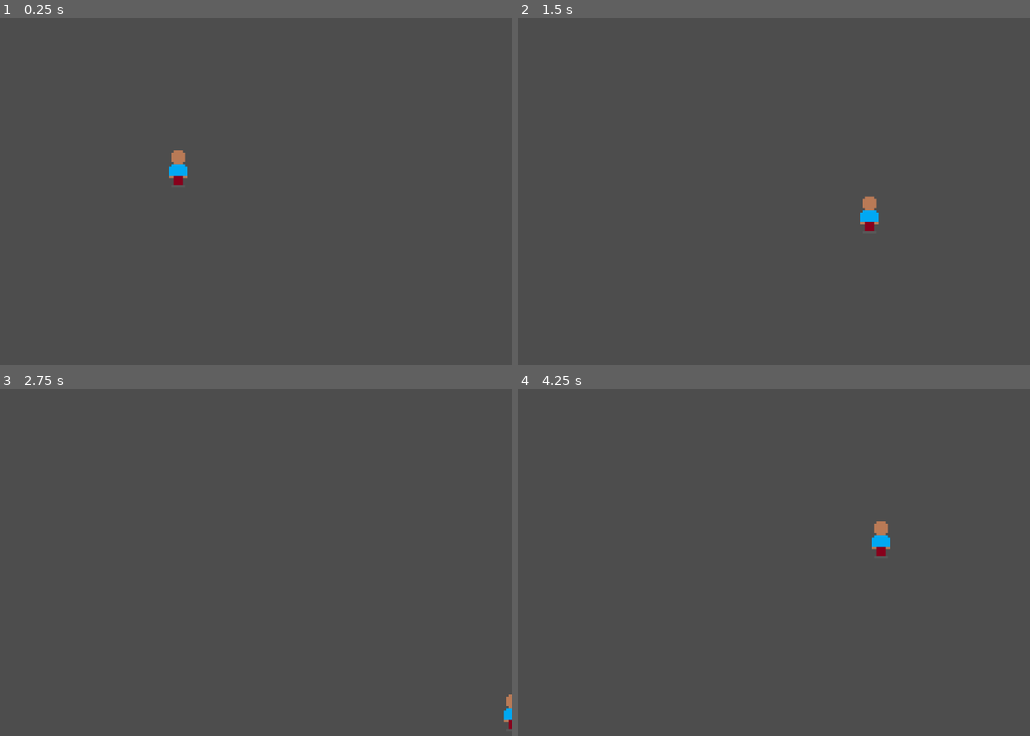
Above: before the commit, frames 1-4 (two rows, left to right).
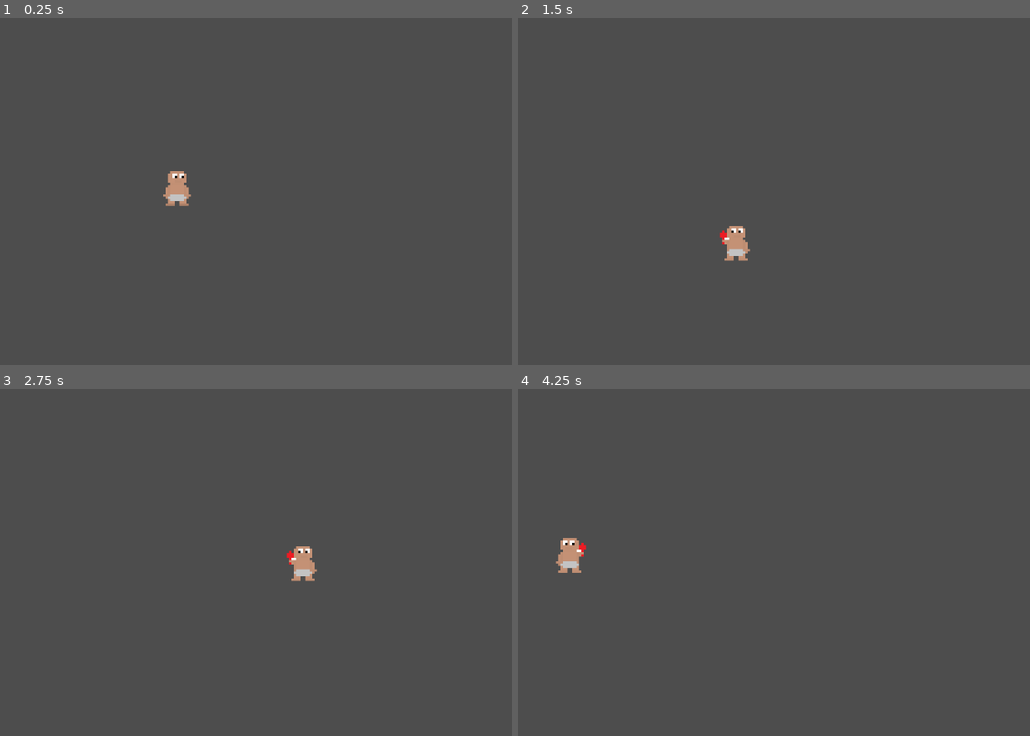
Above: after the commit, the same moments.

Repository: TedMartell/godot_arpg_survivor
Game: Godot game, scene res://scenes/game.tscn
Same seed, same stepped clock (60 frames per second), same inputs: the game is played once before the commit and once after it.
Inputs:
- Up to frame 1 (0.25 s): no input
- Up to frame 2 (1.5 s): hold D (move_right) 0.53-1.28 s; tap Space (dodge_roll) at 0.6 s; tap Q (meele_attack, bound only after the commit) at 0.8, 1.35 s; hold S (move_down) from 1.28 s (still down)
- Up to frame 3 (2.75 s): tap Space (dodge_roll) at 1.55, 2.1 s; release S (move_down) at 2.03 s; hold D (move_right) from 2.03 s (still down); tap Q (meele_attack, bound only after the commit) at 2.3 s
- Up to frame 4 (4.25 s): release D (move_right) at 2.78 s; hold W (move_up) 2.78-3.53 s; tap Q (meele_attack, bound only after the commit) at 2.85, 3.8 s; tap Space (dodge_roll) at 3.05, 3.6 s; hold A (move_left) from 3.53 s (still down)

The runs differ from the first frame. In frame 1, 0.6% of the frame differs, in the area x 31-38%, y 38-55%; in frame 2, 0.7%; in frame 3, 0.5%; in frame 4, 0.7%, in the area x 7-73%, y 38-53%.

Commit message:
continuing movement and animation

Diff:
--- a/arpg_survivor/project.godot
+++ b/arpg_survivor/project.godot
@@ -46,6 +46,11 @@
 "events": [Object(InputEventKey,"resource_local_to_scene":false,"resource_name":"","device":-1,"window_id":0,"alt_press …(191 unchanged characters)…
 ]
 }
+meele_attack={
+"deadzone": 0.2,
+"events": [Object(InputEventKey,"resource_local_to_scene":false,"resource_name":"","device":-1,"window_id":0,"alt_pressed":false,"shift_pressed":false,"ctrl_pressed":false,"meta_pressed":false,"pressed":false,"keycode":0,"physical_keycode":81,"key_label":0,"unicode":113,"location":0,"echo":false,"script":null)
+]
+}
 
 [rendering]
 
--- a/arpg_survivor/scenes/game.tscn
+++ b/arpg_survivor/scenes/game.tscn
@@ -15,5 +15,7 @@
 
 [node name="Player" parent="." instance=ExtResource("1_uwrxv")]
 
-[node name="Camera2D" type="Camera2D" parent="."]
+[node name="Camera2D" type="Camera2D" parent="Player"]
+position = Vector2(0, -8)
 zoom = Vector2(4, 4)
+position_smoothing_enabled = true
--- a/arpg_survivor/scenes/player.tscn
+++ b/arpg_survivor/scenes/player.tscn
@@ -1,28 +1,301 @@
-[gd_scene load_steps=7 format=3 uid="uid://b1smcpdu8l88h"]
-
-[ext_resource type="Texture2D" uid="uid://vewpmmobood6" path="res://assets/2D_idle_anim.png" id="1_3vyb7"]
+[gd_scene load_steps=41 format=3 uid="uid://b1smcpdu8l88h"]
+
 [ext_resource type="Script" uid="uid://c7l6olcee5q06" path="res://scripts/player.gd" id="1_g2els"]
+[ext_resource type="Texture2D" uid="uid://bttmt7wnnndfd" path="res://assets/baby_animations_no_background.png" id="2_g2els"]
+
+[sub_resource type="AtlasTexture" id="AtlasTexture_qhqgy"]
+atlas = ExtResource("2_g2els")
+region = Rect2(96, 0, 16, 16)
+
+[sub_resource type="AtlasTexture" id="AtlasTexture_dqkch"]
+atlas = ExtResource("2_g2els")
+region = Rect2(112, 0, 16, 16)
+
+[sub_resource type="AtlasTexture" id="AtlasTexture_qlg0r"]
+atlas = ExtResource("2_g2els")
+region = Rect2(48, 0, 16, 16)
+
+[sub_resource type="AtlasTexture" id="AtlasTexture_tuyoq"]
+atlas = ExtResource("2_g2els")
+region = Rect2(64, 0, 16, 16)
+
+[sub_resource type="AtlasTexture" id="AtlasTexture_fjrip"]
+atlas = ExtResource("2_g2els")
+region = Rect2(0, 32, 16, 16)
+
+[sub_resource type="AtlasTexture" id="AtlasTexture_smehm"]
+atlas = ExtResource("2_g2els")
+region = Rect2(16, 32, 16, 16)
+
+[sub_resource type="AtlasTexture" id="AtlasTexture_ur7pv"]
+atlas = ExtResource("2_g2els")
+region = Rect2(32, 32, 16, 16)
+
+[sub_resource type="AtlasTexture" id="AtlasTexture_y4r1p"]
+atlas = ExtResource("2_g2els")
+region = Rect2(48, 32, 16, 16)
+
+[sub_resource type="AtlasTexture" id="AtlasTexture_d2wvv"]
+atlas = ExtResource("2_g2els")
+region = Rect2(0, 0, 16, 16)
+
+[sub_resource type="AtlasTexture" id="AtlasTexture_3v2ag"]
+atlas = ExtResource("2_g2els")
+region = Rect2(16, 0, 16, 16)
+
+[sub_resource type="AtlasTexture" id="AtlasTexture_ujl30"]
+atlas = ExtResource("2_g2els")
+region = Rect2(0, 96, 16, 16)
+
+[sub_resource type="AtlasTexture" id="AtlasTexture_31cv2"]
+atlas = ExtResource("2_g2els")
+region = Rect2(16, 96, 16, 16)
+
+[sub_resource type="AtlasTexture" id="AtlasTexture_pf23h"]
+atlas = ExtResource("2_g2els")
+region = Rect2(32, 96, 16, 16)
+
+[sub_resource type="AtlasTexture" id="AtlasTexture_dt7fs"]
+atlas = ExtResource("2_g2els")
+region = Rect2(48, 96, 16, 16)
+
+[sub_resource type="AtlasTexture" id="AtlasTexture_wqfne"]
+atlas = ExtResource("2_g2els")
+region = Rect2(64, 96, 16, 16)
+
+[sub_resource type="AtlasTexture" id="AtlasTexture_wnwbv"]
+atlas = ExtResource("2_g2els")
+region = Rect2(80, 96, 16, 16)
+
+[sub_resource type="AtlasTexture" id="AtlasTexture_gl8cc"]
+atlas = ExtResource("2_g2els")
+region = Rect2(96, 96, 16, 16)
+
+[sub_resource type="AtlasTexture" id="AtlasTexture_487ah"]
+atlas = ExtResource("2_g2els")
+region = Rect2(112, 96, 16, 16)
+
+[sub_resource type="AtlasTexture" id="AtlasTexture_md1ol"]
+atlas = ExtResource("2_g2els")
+region = Rect2(128, 96, 16, 16)
+
+[sub_resource type="AtlasTexture" id="AtlasTexture_bj30b"]
+atlas = ExtResource("2_g2els")
+region = Rect2(144, 96, 16, 16)
+
+[sub_resource type="AtlasTexture" id="AtlasTexture_jc3p3"]
+atlas = ExtResource("2_g2els")
+region = Rect2(0, 112, 16, 16)
+
+[sub_resource type="AtlasTexture" id="AtlasTexture_hax0n"]
+atlas = ExtResource("2_g2els")
+region = Rect2(16, 112, 16, 16)
+
+[sub_resource type="AtlasTexture" id="AtlasTexture_a8ls1"]
+atlas = ExtResource("2_g2els")
+region = Rect2(0, 48, 16, 16)
+
+[sub_resource type="AtlasTexture" id="AtlasTexture_qfm1y"]
+atlas = ExtResource("2_g2els")
+region = Rect2(16, 48, 16, 16)
+
+[sub_resource type="AtlasTexture" id="AtlasTexture_fulsm"]
+atlas = ExtResource("2_g2els")
+region = Rect2(32, 48, 16, 16)
+
+[sub_resource type="AtlasTexture" id="AtlasTexture_4r5pv"]
+atlas = ExtResource("2_g2els")
+region = Rect2(48, 48, 16, 16)
+
+[sub_resource type="AtlasTexture" id="AtlasTexture_60mlk"]
+atlas = ExtResource("2_g2els")
+region = Rect2(0, 16, 16, 16)
+
+[sub_resource type="AtlasTexture" id="AtlasTexture_i4ail"]
+atlas = ExtResource("2_g2els")
+region = Rect2(16, 16, 16, 16)
+
+[sub_resource type="AtlasTexture" id="AtlasTexture_a38lo"]
+atlas = ExtResource("2_g2els")
+region = Rect2(32, 16, 16, 16)
+
+[sub_resource type="AtlasTexture" id="AtlasTexture_4ni07"]
+atlas = ExtResource("2_g2els")
+region = Rect2(48, 16, 16, 16)
+
+[sub_resource type="AtlasTexture" id="AtlasTexture_l71n6"]
+atlas = ExtResource("2_g2els")
+region = Rect2(64, 16, 16, 16)
+
+[sub_resource type="AtlasTexture" id="AtlasTexture_ke2ow"]
+atlas = ExtResource("2_g2els")
+region = Rect2(80, 16, 16, 16)
 
 [sub_resource type="AtlasTexture" id="AtlasTexture_g2els"]
-atlas = ExtResource("1_3vyb7")
-region = Rect2(0, 0, 15, 16)
-
-[sub_resource type="AtlasTexture" id="AtlasTexture_qhqgy"]
-atlas = ExtResource("1_3vyb7")
-region = Rect2(15, 0, 15, 16)
+atlas = ExtResource("2_g2els")
+region = Rect2(0, 64, 16, 16)
+
+[sub_resource type="AtlasTexture" id="AtlasTexture_jej6c"]
+atlas = ExtResource("2_g2els")
+region = Rect2(16, 64, 16, 16)
+
+[sub_resource type="AtlasTexture" id="AtlasTexture_f1ej7"]
+atlas = ExtResource("2_g2els")
+region = Rect2(32, 64, 16, 16)
+
+[sub_resource type="AtlasTexture" id="AtlasTexture_oprun"]
+atlas = ExtResource("2_g2els")
+region = Rect2(48, 64, 16, 16)
 
 [sub_resource type="SpriteFrames" id="SpriteFrames_dqkch"]
 animations = [{
 "frames": [{
 "duration": 1.0,
+"texture": SubResource("AtlasTexture_qhqgy")
+}, {
+"duration": 1.0,
+"texture": SubResource("AtlasTexture_dqkch")
+}],
+"loop": true,
+"name": &"Idle_back",
+"speed": 5.0
+}, {
+"frames": [{
+"duration": 1.0,
+"texture": SubResource("AtlasTexture_qlg0r")
+}, {
+"duration": 1.0,
+"texture": SubResource("AtlasTexture_tuyoq")
+}],
+"loop": true,
+"name": &"Idle_side",
+"speed": 5.0
+}, {
+"frames": [{
+"duration": 1.0,
+"texture": SubResource("AtlasTexture_fjrip")
+}, {
+"duration": 1.0,
+"texture": SubResource("AtlasTexture_smehm")
+}, {
+"duration": 1.0,
+"texture": SubResource("AtlasTexture_ur7pv")
+}, {
+"duration": 1.0,
+"texture": SubResource("AtlasTexture_y4r1p")
+}],
+"loop": true,
+"name": &"dodge_roll",
+"speed": 10.0
+}, {
+"frames": [{
+"duration": 1.0,
+"texture": SubResource("AtlasTexture_d2wvv")
+}, {
+"duration": 1.0,
+"texture": SubResource("AtlasTexture_3v2ag")
+}],
+"loop": true,
+"name": &"idle_front",
+"speed": 3.0
+}, {
+"frames": [{
+"duration": 1.0,
+"texture": SubResource("AtlasTexture_ujl30")
+}, {
+"duration": 1.0,
+"texture": SubResource("AtlasTexture_31cv2")
+}, {
+"duration": 1.0,
+"texture": SubResource("AtlasTexture_pf23h")
+}, {
+"duration": 1.0,
+"texture": SubResource("AtlasTexture_dt7fs")
+}, {
+"duration": 1.0,
+"texture": SubResource("AtlasTexture_wqfne")
+}, {
+"duration": 1.0,
+"texture": SubResource("AtlasTexture_wnwbv")
+}, {
+"duration": 1.0,
+"texture": SubResource("AtlasTexture_gl8cc")
+}, {
+"duration": 1.0,
+"texture": SubResource("AtlasTexture_487ah")
+}, {
+"duration": 1.0,
+"texture": SubResource("AtlasTexture_md1ol")
+}, {
+"duration": 1.0,
+"texture": SubResource("AtlasTexture_bj30b")
+}, {
+"duration": 1.0,
+"texture": SubResource("AtlasTexture_jc3p3")
+}, {
+"duration": 1.0,
+"texture": SubResource("AtlasTexture_hax0n")
+}],
+"loop": true,
+"name": &"meele_attack",
+"speed": 24.0
+}, {
+"frames": [{
+"duration": 1.0,
+"texture": SubResource("AtlasTexture_a8ls1")
+}, {
+"duration": 1.0,
+"texture": SubResource("AtlasTexture_qfm1y")
+}, {
+"duration": 1.0,
+"texture": SubResource("AtlasTexture_fulsm")
+}, {
+"duration": 1.0,
+"texture": SubResource("AtlasTexture_4r5pv")
+}],
+"loop": true,
+"name": &"run_down",
+"speed": 5.0
+}, {
+"frames": [{
+"duration": 1.0,
+"texture": SubResource("AtlasTexture_60mlk")
+}, {
+"duration": 1.0,
+"texture": SubResource("AtlasTexture_i4ail")
+}, {
+"duration": 1.0,
+"texture": SubResource("AtlasTexture_a38lo")
+}, {
+"duration": 1.0,
+"texture": SubResource("AtlasTexture_4ni07")
+}, {
+"duration": 1.0,
+"texture": SubResource("AtlasTexture_l71n6")
+}, {
+"duration": 1.0,
+"texture": SubResource("AtlasTexture_ke2ow")
+}],
+"loop": true,
+"name": &"run_side",
+"speed": 5.0
+}, {
+"frames": [{
+"duration": 1.0,
 "texture": SubResource("AtlasTexture_g2els")
 }, {
 "duration": 1.0,
-"texture": SubResource("AtlasTexture_qhqgy")
-}],
-"loop": true,
-"name": &"idle",
-"speed": 3.0
+"texture": SubResource("AtlasTexture_jej6c")
+}, {
+"duration": 1.0,
+"texture": SubResource("AtlasTexture_f1ej7")
+}, {
+"duration": 1.0,
+"texture": SubResource("AtlasTexture_oprun")
+}],
+"loop": true,
+"name": &"run_up",
+"speed": 5.0
 }]
 
 [sub_resource type="RectangleShape2D" id="RectangleShape2D_qlg0r"]
@@ -34,8 +307,10 @@
 [node name="AnimatedSprite2D" type="AnimatedSprite2D" parent="."]
 position = Vector2(-1, -8)
 sprite_frames = SubResource("SpriteFrames_dqkch")
-animation = &"idle"
-autoplay = "idle"
+animation = &"meele_attack"
+autoplay = "idle_front"
+frame = 11
+frame_progress = 0.26242
 
 [node name="CollisionShape2D" type="CollisionShape2D" parent="."]
 position = Vector2(0, -8)
--- a/arpg_survivor/scripts/game_manager.gd
+++ b/arpg_survivor/scripts/game_manager.gd
@@ -7,5 +7,5 @@
 
 
 # Called every frame. 'delta' is the elapsed time since the previous frame.
-func _process(delta: float) -> void:
+func _process(_delta: float) -> void:
 	pass
--- a/arpg_survivor/scripts/general_functions.gd
+++ b/arpg_survivor/scripts/general_functions.gd
@@ -1,5 +1,4 @@
 extends Node
 
-func wait_x_seconds(timer: float) -> void:
-	await get_tree().create_timer(timer)
-	print("Timer finished!")
+func wait(seconds: float) -> void:
+  await get_tree().create_timer(seconds).timeout
--- a/arpg_survivor/scripts/player.gd
+++ b/arpg_survivor/scripts/player.gd
@@ -1,34 +1,74 @@
 extends CharacterBody2D
 @onready var general_functions = %general_functions
-
+@onready var player_sprite: AnimatedSprite2D = $AnimatedSprite2D
 
 var movement_speed = 100.0
 var is_dodging = false
+var is_meele_attacking = false
+var action = "idle"
+var direction = "front"
+
+func _process(_delta: float) -> void:
+	player_sprite.play(action + "_" + direction)
+
+func _physics_process(_delta: float) -> void:
+	var x_direction := Input.get_axis("move_left", "move_right")
+	var y_direction := Input.get_axis("move_up", "move_down")
+
+	# Flip sprite horizontally
+	if x_direction > 0:
+		player_sprite.flip_h = false
+	elif x_direction < 0:
+		player_sprite.flip_h = true
+
+	# Movement
+	velocity.x = x_direction * movement_speed if x_direction else move_toward(velocity.x, 0, movement_speed)
+	velocity.y = y_direction * movement_speed if y_direction else move_toward(velocity.y, 0, movement_speed)
+
+	move_and_slide()
+
+	# Animation logic
+	if is_dodging:
+		action = "dodge"
+		direction = "roll"
+	else:
+		if is_meele_attacking:
+			action = "meele"
+			direction = "attack"
+		else:
+			if x_direction != 0 or y_direction != 0:
+				action = "run"
+			else:
+				action = "idle"
+
+			if y_direction > 0:
+				direction = "down"
+			elif y_direction < 0:
+				direction = "up"
+			elif x_direction != 0:
+				direction = "side"
+			else:
+				direction = "front"
+
+	# Dodge trigger
+	if Input.is_action_just_pressed("dodge_roll") and not is_dodging:
+		_start_dodge_roll()
+	#Meele Attack
+	if Input.is_action_just_pressed("meele_attack") and not is_meele_attacking:
+		_start_meele_attack()
 
 
-func _physics_process(delta: float) -> void:
-	# Handle Dodge Roll.
-	if Input.is_action_just_pressed("dodge_roll") and not is_dodging:
-		start_dodge_roll()
-	# Move Left / Right
-	var x_direction := Input.get_axis("move_left", "move_right")
-	if x_direction:
-		velocity.x = x_direction * movement_speed
-	else:
-		velocity.x = move_toward(velocity.x, 0, movement_speed)
-	# Move Up / Down
-	var y_direction := Input.get_axis("move_up", "move_down")
-	if y_direction:
-		velocity.y = y_direction * movement_speed
-	else:
-		velocity.y = move_toward(velocity.y, 0, movement_speed)
 	move_and_slide()
 
+# Dodge Roll mechanic
+func _start_dodge_roll() -> void:
+	is_dodging = true
+	movement_speed *= 2
+	await general_functions.wait(0.5)
+	movement_speed /= 2
+	is_dodging = false# Dodge Roll mechanic
 
-# Dodge Roll mechanic
-func start_dodge_roll() -> void:
-	is_dodging = true
-	movement_speed *=2
-	await general_functions.wait_x_seconds(2.0)
-	movement_speed /=2
-	is_dodging = false
+func _start_meele_attack() -> void:
+	is_meele_attacking = true
+	await general_functions.wait(0.5)
+	is_meele_attacking = false
Binary file added: arpg_survivor/assets/baby_animations_no_background.png
Not shown, added: arpg_survivor/assets/baby_animations_no_background.png.import
